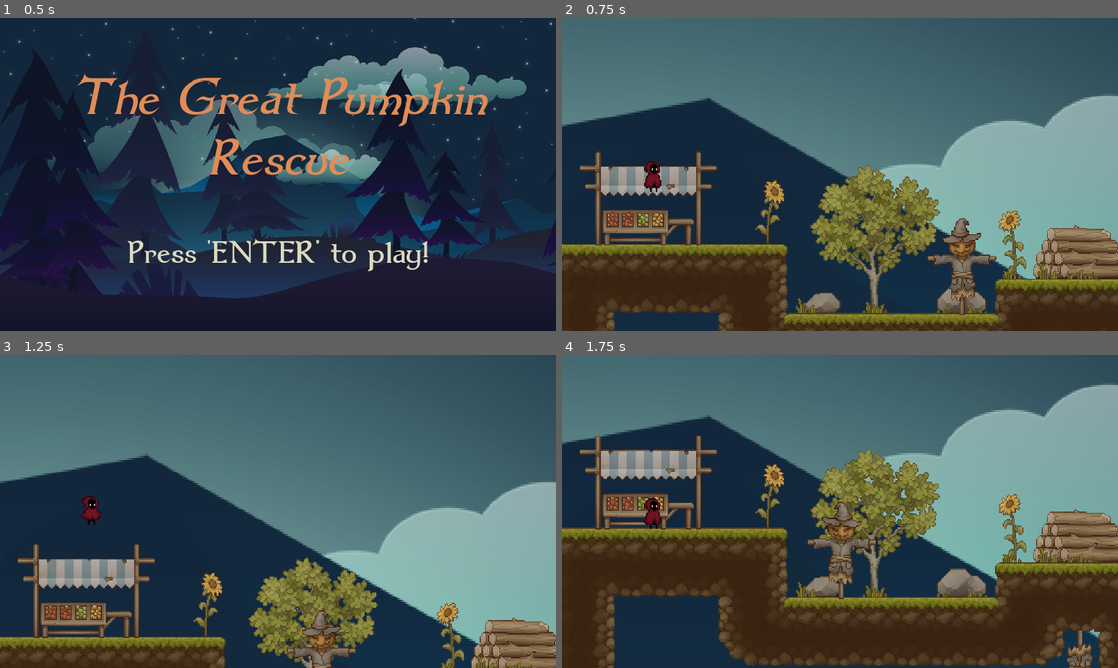
Above: before the commit, frames 1-4 (two rows, left to right).
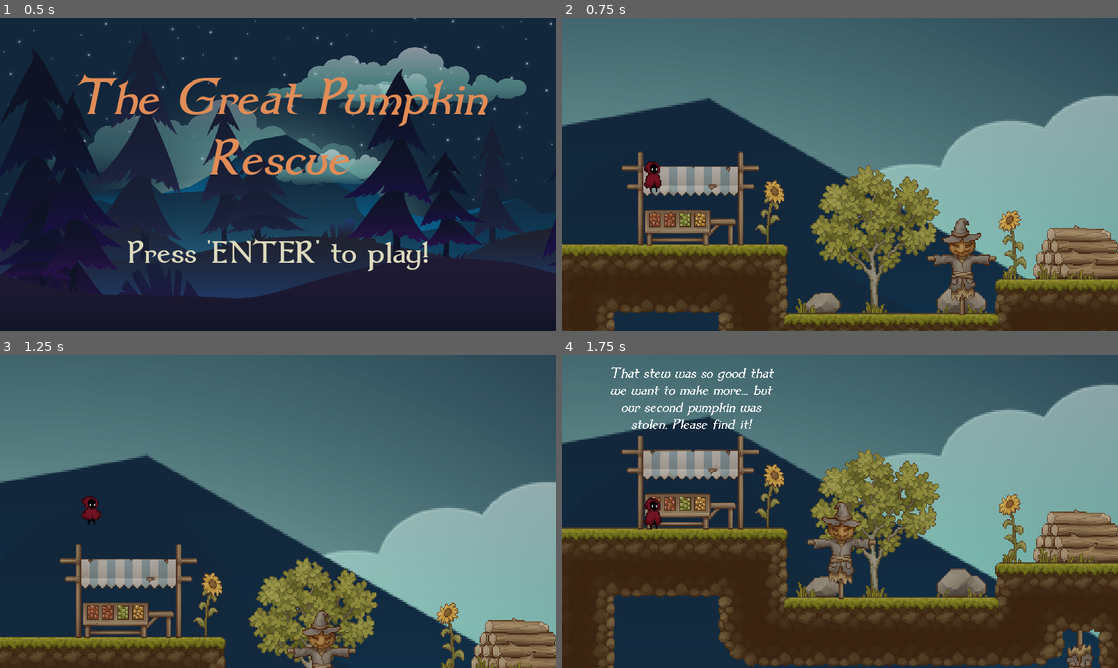
Above: after the commit, the same moments.

Repository: spencersmith24/Project2-Platformer
Game: Godot game, scene res://Scenes/menu.tscn
Two runs of this game, one before a commit and one after it. Both use one fixed random seed, a clock stepped at 60 frames per second and the inputs below.
Inputs:
- Up to frame 1 (0.5 s): no input
- Up to frame 2 (0.75 s): tap Enter (continue) at 0.5, 0.6 s
- Up to frame 3 (1.25 s): tap Space (jump) at 0.77 s
- Up to frame 4 (1.75 s): tap E (attack) at 1.35 s; tap Space (jump) at 1.52 s; tap Enter (continue) at 1.55 s

Frame 1 is identical in both runs. In frame 2, 4.7% of the frame differs, in the area x 3-36%, y 42-73%; in frame 3, 4.8%; in frame 4, 5.7%, in the area x 3-39%, y 3-56%.

Commit message:
finish level 2

Diff:
--- a/platformer/GameObjects/market.tscn
+++ b/platformer/GameObjects/market.tscn
@@ -57,5 +57,6 @@
 text = "placeholder"
 horizontal_alignment = 1
 vertical_alignment = 2
+autowrap_mode = 2
 
 [connection signal="body_entered" from="." to="." method="_on_body_entered"]
--- a/platformer/Scenes/level_2.tscn
+++ b/platformer/Scenes/level_2.tscn
@@ -171,7 +171,8 @@
 [node name="lvlObjects" type="Node2D" parent="."]
 
 [node name="Market" parent="lvlObjects" instance=ExtResource("11_hp45c")]
-position = Vector2(95, -687)
+position = Vector2(134, -687)
+text = "That stew was so good that we want to make more... but our second pumpkin was stolen. Please find it!"
 
 [node name="Pumpkin" parent="lvlObjects" instance=ExtResource("12_keufi")]
 position = Vector2(866, -253)
@@ -250,3 +251,6 @@
 limit_left = 15
 limit_right = 1000
 limit_bottom = 50
+
+[connection signal="body_entered" from="lvlObjects/Market" to="GameController" method="_on_market_body_entered"]
+[connection signal="body_exited" from="lvlObjects/Market" to="GameController" method="_on_market_body_exited"]
--- a/platformer/Scripts/game_controller2.gd
+++ b/platformer/Scripts/game_controller2.gd
@@ -35,6 +35,7 @@
 
 func obj_check():
 	if PLAYER.has_obj:
+
 		HIDDEN_LAYER.process_mode = Node.PROCESS_MODE_INHERIT
 		HIDDEN_LAYER.visible = true
 		HIDDEN_LAYER.collision_enabled = true
@@ -56,12 +57,16 @@
 
 func _on_market_body_entered(body):
 	if body.is_in_group("Player"):
+		GAME_MARKET.txtVisibility = true
 		if body.has_obj:
-			GAME_MARKET.txtVisibility = true
 			body.has_obj = false
 			canContinue = true
-	else:
-		GAME_MARKET.txtVisibility = false
+			GAME_MARKET.text = "Thank you! Press 'ENTER' to turn in the pumpkin."
+		else:
+			pass
+
+func _on_market_body_exited(body: Node2D) -> void:
+	GAME_MARKET.txtVisibility = false
 
 func can_continue_check():
 	if Input.is_action_just_pressed("continue") and canContinue:
